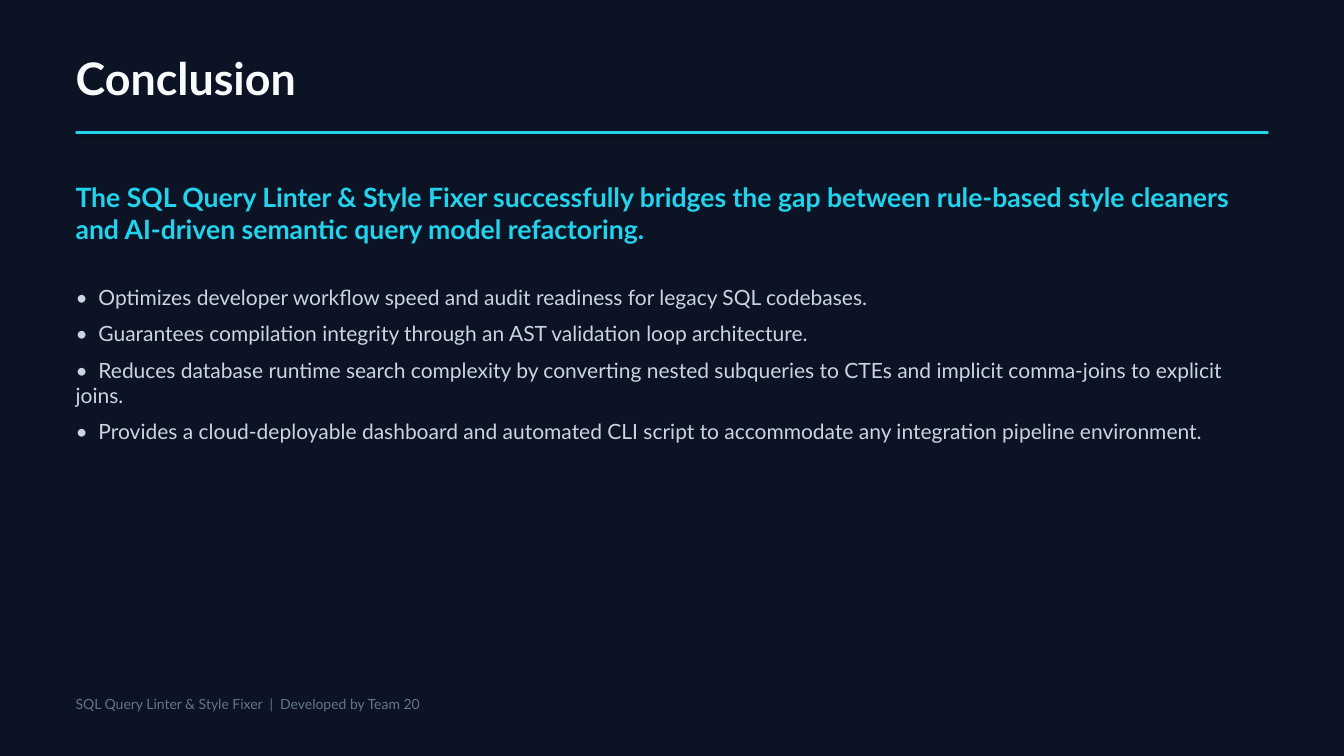
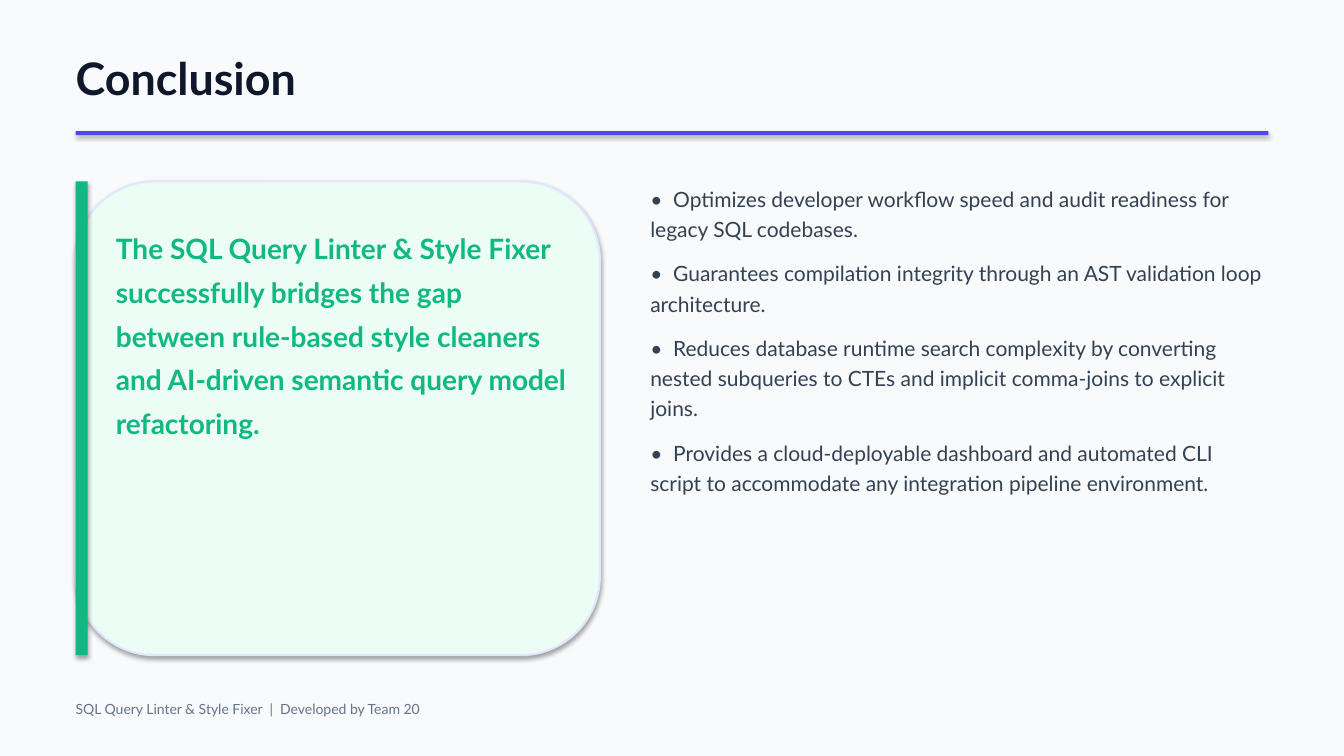
Before and after one commit to bharathpyla/sql-query-linter-style-fixer, a slide deck: slide 8 of Presentation.pptx. Drawn at 1344x756 pixels with LibreOffice and Linux fonts; fonts in the diff are those of the drawing. Boxes give left, top, right and bottom in pixels: in the first picture for what was removed or moved away, otherwise in the second. Text is boxed around its words. In the diff, an @@ line names an element or a change of style, - is before the commit and + after.

Commit message:
Update presentation Presentation.pptx with modern indigo/violet theme and card layouts

```diff
--- a/Presentation.pptx
+++ b/Presentation.pptx
@@ background #0B1324 to #F8FAFC @@
@@ text "Conclusion" at [76, 61, 296, 96]: text colour #F8FAFC to #0F172A @@
@@ rectangle at [76, 131, 1268, 135]: fill #22D3EE to #4F46E5 @@
@@ text at [76, 187, 1229, 244]: paragraph removed @@
-The SQL Query Linter & Style Fixer successfully bridges the gap between rule-based style cleaners and AI-driven semantic query model refactoring.
@@ rounded rectangle added at [76, 181, 600, 655], fill #ECFDF5, outline #E0E7FF 1.5 pt @@
@@ rectangle added at [76, 181, 88, 655], fill #10B981 @@
@@ text "• Optimizes developer workflow speed ...": place and size @@
-text "• Optimizes developer workflow speed ..." at [76, 187, 1229, 443]
+text "• Optimizes developer workflow speed ..." at [650, 191, 1262, 495]
@@ text "• Optimizes developer workflow speed ..." at [650, 191, 1262, 495]: text colour #CBD5E1 to #334155; line spacing 1 to 1.2; more space between paragraphs @@
@@ text added at [116, 238, 566, 439], 20 pt, text #10B981, bold @@
+The SQL Query Linter & Style Fixer successfully bridges the gap between rule-based style cleaners and AI-driven semantic query model refactoring.
@@ text "SQL Query Linter & Style ...": place and size @@
-text "SQL Query Linter & Style ..." at [76, 699, 420, 711]
+text "SQL Query Linter & Style ..." at [76, 703, 420, 717]
```
Also in this commit, not shown: 7 other slides changed.
